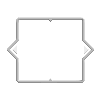
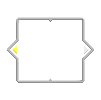
Two versions of the same layered image (w=101, h=100). Layer-by-layer changes:
added layer "11 Left" above "11" over [left=12, top=45, right=17, bottom=54]
